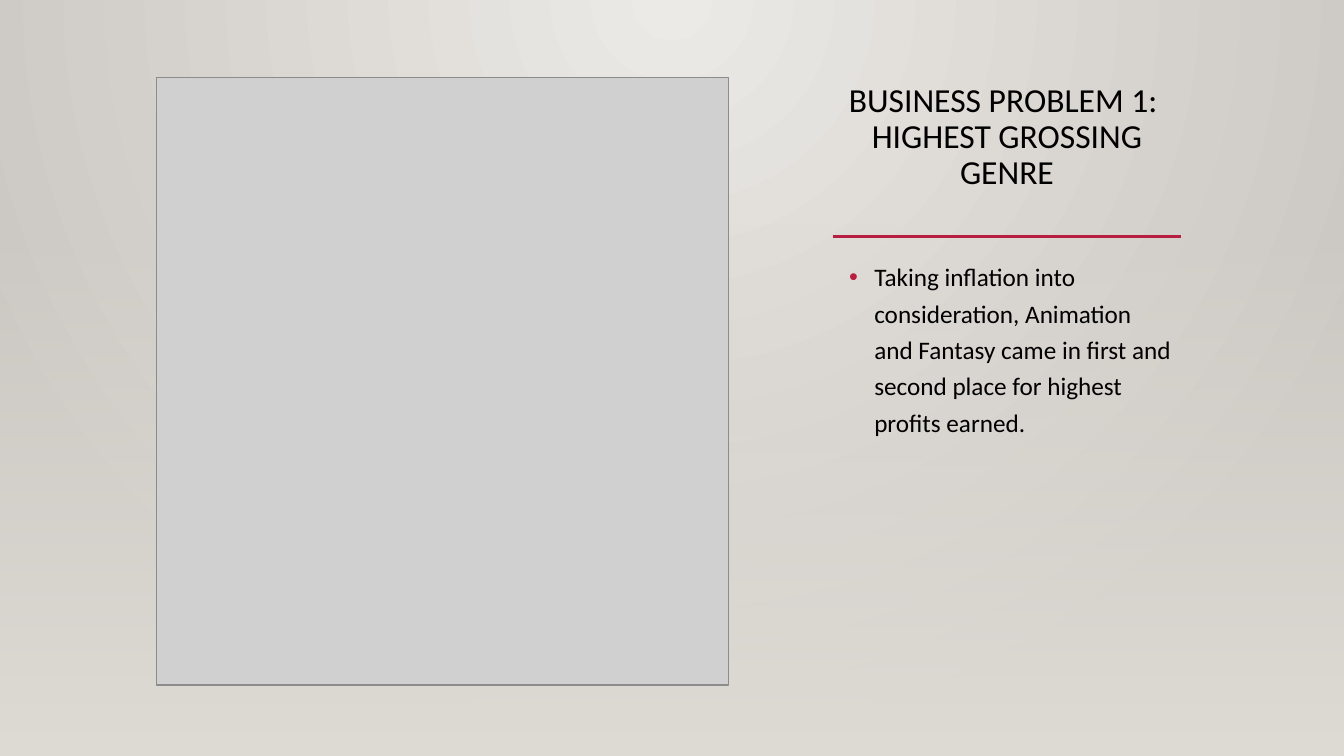
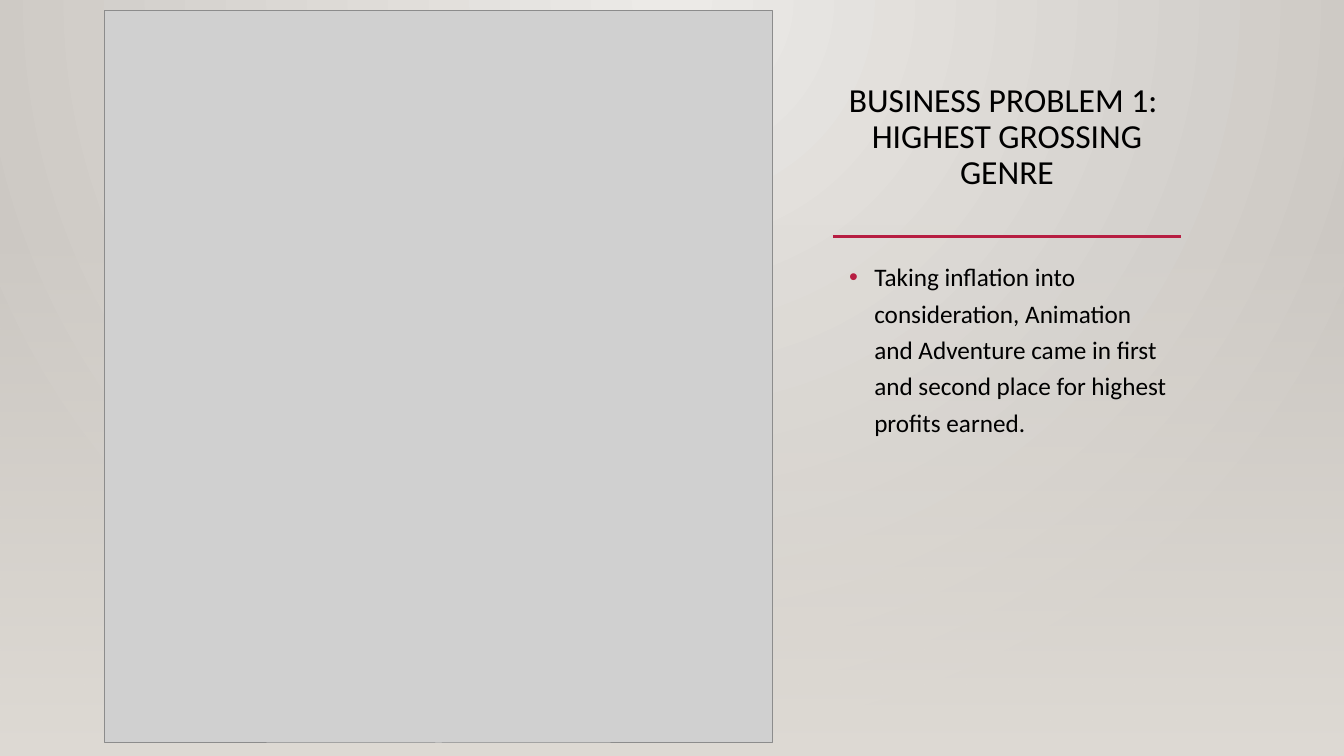
Before and after one commit to sierrajul/Microsoft-Movie-Analysis, a slide deck: slide 5 of DS_Phase1_Project_Presentation.pptx. Drawn at 1344x756 pixels with LibreOffice and Linux fonts; fonts in the diff are those of the drawing; grey boxes stand for pictures; background and template pictures are left out. Boxes give left, top, right and bottom in pixels: in the first picture for what was removed or moved away, otherwise in the second. Text is boxed around its words. In the diff, an @@ line names an element or a change of style, - is before the commit and + after.

Commit message:
Second update

```diff
--- a/DS_Phase1_Project_Presentation.pptx
+++ b/DS_Phase1_Project_Presentation.pptx
@@ picture: place and size @@
-picture at bbox=[156, 78, 729, 685]
+picture at bbox=[105, 11, 772, 743]
@@ text at bbox=[874, 268, 1166, 436]: text changed @@
-• Taking inflation into consideration, Animation and Fantasy came in first and second place for highest profits earned.
+• Taking inflation into consideration, Animation and Adventure came in first and second place for highest profits earned.
```
Also in this commit, not shown: 4 other slides changed, 3 other files.
